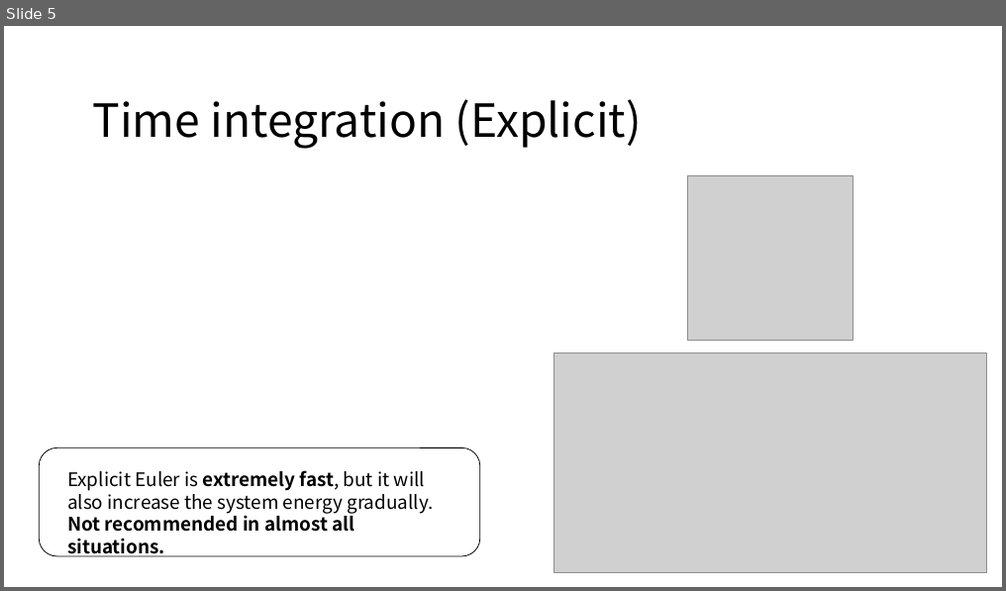
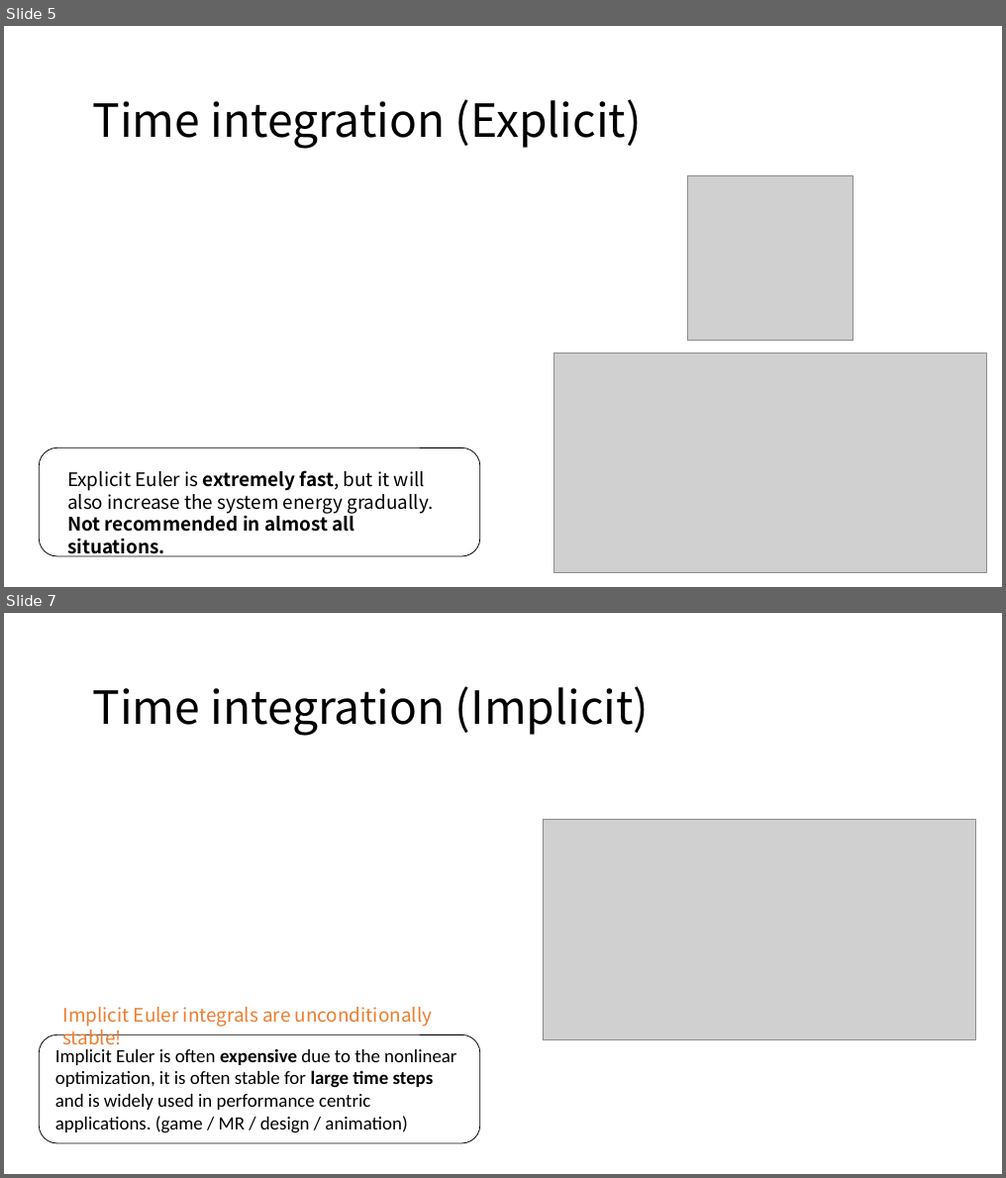
Before and after one commit to LILKOTYO/Lab-Presentation, a slide deck: 20220725_simulation/Deformable Simulation.pptx. Shown one above the other, each under a label of ours: slide 5 before the commit, slides 5 and 7 after it; the slides between them are not shown. The pictures are 1006x591 and 1006x1178 pixels, drawn with LibreOffice and Linux fonts; fonts in the diff are those of the drawing; grey boxes stand for pictures. Boxes give left, top, right and bottom in pixels: in the first picture for what was removed or moved away, otherwise in the second. Text is boxed around its words. In the diff, an @@ line names an element or a change of style, - is before the commit and + after.

```diff
--- a/20220725_simulation/Deformable Simulation.pptx
+++ b/20220725_simulation/Deformable Simulation.pptx
@@ slide 7 added at [4, 613, 1002, 1174], background #FFFFFF @@
@@ text added at [92, 686, 649, 736], 44 pt, text #000000 @@
+Time integration (Implicit)
@@ picture added at [543, 820, 976, 1041] @@
@@ text added at [63, 1007, 432, 1046], 18 pt, text #ED7D31 @@
+Implicit Euler integrals are unconditionally stable!
@@ rounded rectangle added at [40, 1035, 480, 1144], outline #000000 0.75 pt @@
@@ text added at [55, 1049, 456, 1134], 18 pt, text #000000 @@
+Implicit Euler is often expensive due to the nonlinear optimization, it is often stable for large time steps and is widely used in performance centric applications. (game / MR / design / animation)
```
Also in this commit, not shown: 1 slide changed.
